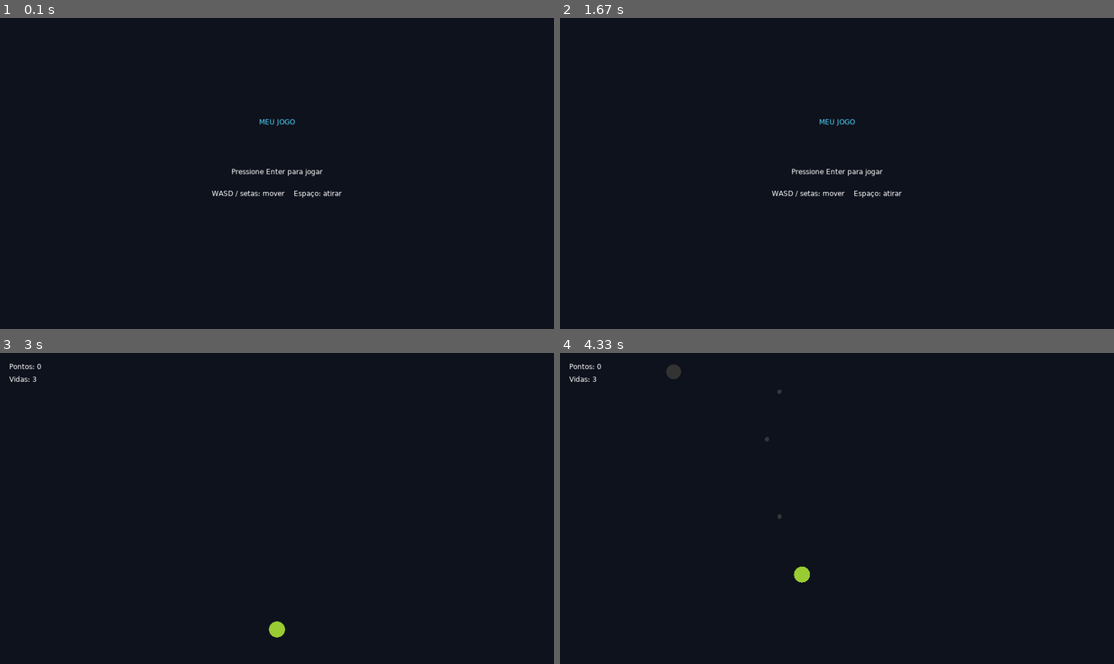
Above: before the commit, frames 1-4 (two rows, left to right).
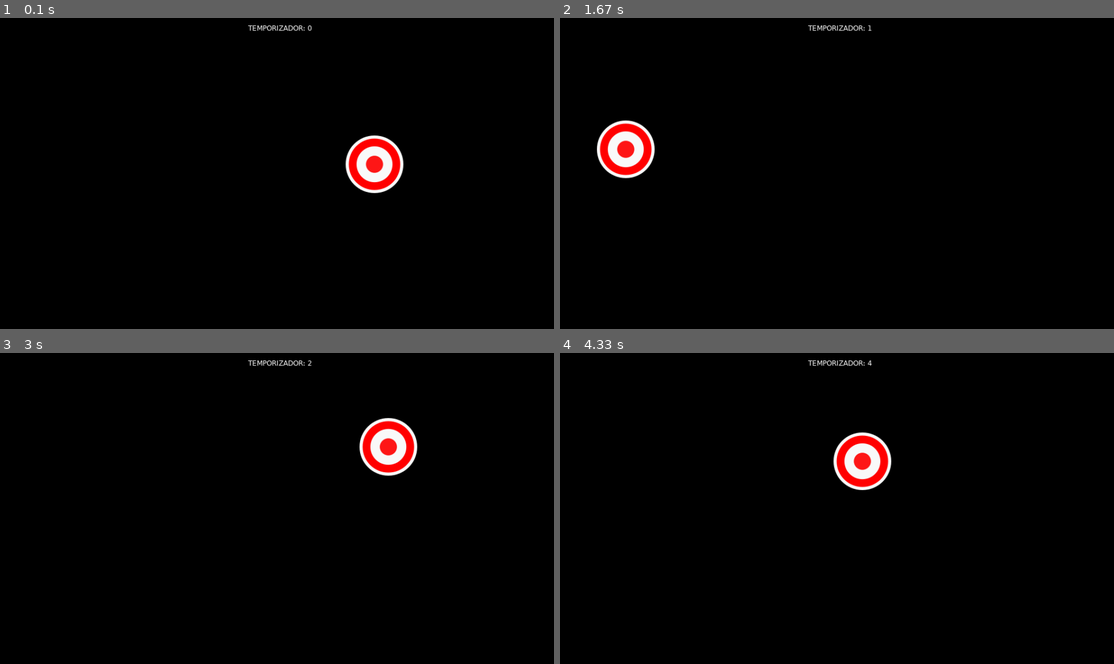
Above: after the commit, the same moments.

Repository: iuri-aramos/lua-love-targetshooting
Game: LÖVE game, started from main.lua
The game is run twice, just before and just after one commit, with the same random seed, the same clock (stepped at 60 frames per second) and the same inputs.
Inputs:
- Up to frame 1 (0.1 s): no input
- Up to frame 2 (1.67 s): tap Enter at 0.33 s; hold Space 0.67-1.2 s; hold Left 0.67-1.2 s; hold Backspace from 1.23 s (still down); hold A from 1.23 s (still down); tap Space at 1.3, 1.6 s
- Up to frame 3 (3 s): release Backspace at 1.77 s; release A at 1.77 s; tap Keypad Enter at 2.87 s
- Up to frame 4 (4.33 s): hold A 3.2-3.67 s; tap Space at 3.27, 3.57, 3.77, 4.17 s; hold Up 3.7-4.07 s; hold D from 4.1 s (still down)

The runs differ from the first frame. In frame 1, 100% of the frame differs, in the area x 0-100%, y 0-100%; in frame 2, 100%; in frame 3, 100%; in frame 4, 100%.

Commit message:
feat: add target shooting prototype with timed target movement

Diff:
--- a/conf.lua
+++ b/conf.lua
@@ -1,7 +1,7 @@
 function love.conf(t)
     t.version = "11.5"
-    t.identity = "meu-jogo"
-    t.window.title = "Meu Jogo"
+    t.identity = "Target Shooting"
+    t.window.title = "Target Shooting"
     t.window.width = 960
     t.window.height = 540
     t.window.resizable = true
--- a/main.lua
+++ b/main.lua
@@ -1,23 +1,37 @@
-local StateManager = require("src.systems.StateManager")
+TARGET = require("/src/entities/Target")
+function love.load()
+    LARGURA = love.graphics.getWidth()
+    ALTURA = love.graphics.getHeight()
+    CENTRO_X = LARGURA / 2
+    TEMPORIZADOR = 0
 
-function love.load()
-    love.graphics.setBackgroundColor(0.055, 0.07, 0.11)
-    StateManager.switch(require("src.states.Menu"))
+    SEGUNDO_ANTERIOR = 0
+
+    RAIO = 50
+    TARGET_IMAGE = love.graphics.newImage("assets/images/target.png")
+    TARGET = TARGET:new(math.random(RAIO, LARGURA - RAIO), math.random(RAIO, ALTURA - RAIO), RAIO)
+    TARGET.image = TARGET_IMAGE
 end
 
 function love.update(dt)
-    StateManager.update(dt)
+    TEMPORIZADOR = TEMPORIZADOR + dt
+
+    local segundoAtual = math.floor(TEMPORIZADOR)
+    if segundoAtual > SEGUNDO_ANTERIOR then
+        SEGUNDO_ANTERIOR = segundoAtual
+        TARGET:newPosition(math.random(RAIO, LARGURA - RAIO), math.random(RAIO, ALTURA - RAIO))
+    end
 end
 
 function love.draw()
-    StateManager.draw()
+    love.graphics.print("TEMPORIZADOR: " .. math.floor(TEMPORIZADOR), CENTRO_X - 50, 10)
+
+    love.graphics.draw(TARGET.image, TARGET.x, TARGET.y, 0, 1, 1, TARGET.radius, TARGET.radius)
 end
 
-function love.keypressed(key, scancode, isrepeat)
-    if key == "escape" then
-        love.event.quit()
-        return
-    end
-
-    StateManager.keypressed(key, scancode, isrepeat)
-end
+-- TODO,
+-- FIXME,
+-- BUG,
+-- HACK,
+-- XXX and
+-- NOTE
--- a/src/entities/Enemy.lua
+++ /dev/null
@@ -1,22 +0,0 @@
-local class = require("lib.middleclass")
-
-local Enemy = class("Enemy")
-
-function Enemy:initialize(x, y, speed)
-    self.x = x
-    self.y = y
-    self.radius = 13
-    self.speed = speed
-end
-
-function Enemy:update(dt)
-    self.y = self.y + self.speed * dt
-end
-
-function Enemy:draw()
-    love.graphics.setColor(0.2, 0.2, 0.2)
-    love.graphics.circle("fill", self.x, self.y, self.radius)
-    love.graphics.setColor(1, 1, 1)
-end
-
-return Enemy
--- a/src/entities/Player.lua
+++ /dev/null
@@ -1,43 +0,0 @@
-local class = require("lib.middleclass")
-local Input = require("src.systems.Input")
-local Projectile = require("src.entities.Projectile")
-
-local Player = class("Player")
-
-function Player:initialize(x, y)
-    self.x = x
-    self.y = y
-    self.radius = 14
-    self.speed = 260
-    self.fireCooldown = 0
-    self.lives = 3
-end
-
-function Player:update(dt, width, height)
-    local moveX, moveY = Input.movementVector()
-    local length = math.sqrt(moveX * moveX + moveY * moveY)
-
-    if length > 0 then
-        moveX = moveX / length
-        moveY = moveY / length
-        self.x = self.x + moveX * self.speed * dt
-        self.y = self.y + moveY * self.speed * dt
-    end
-
-    self.x = math.max(self.radius, math.min(width - self.radius, self.x))
-    self.y = math.max(self.radius, math.min(height - self.radius, self.y))
-    self.fireCooldown = math.max(0, self.fireCooldown - dt)
-
-    if Input.isDown("space") and self.fireCooldown == 0 then
-        self.fireCooldown = 0.18
-        return Projectile:new(self.x, self.y - self.radius)
-    end
-end
-
-function Player:draw()
-    love.graphics.setColor(0.6, 0.8, 0.2)
-    love.graphics.circle("fill", self.x, self.y, self.radius)
-    love.graphics.setColor(1, 1, 1)
-end
-
-return Player
--- a/src/entities/Projectile.lua
+++ /dev/null
@@ -1,22 +0,0 @@
-local class = require("lib.middleclass")
-
-local Projectile = class("Projectile")
-
-function Projectile:initialize(x, y)
-    self.x = x
-    self.y = y
-    self.radius = 4
-    self.speed = 520
-end
-
-function Projectile:update(dt)
-    self.y = self.y - self.speed * dt
-end
-
-function Projectile:draw()
-    love.graphics.setColor(0.2, 0.22, 0.22)
-    love.graphics.circle("fill", self.x, self.y, self.radius)
-    love.graphics.setColor(1, 1, 1)
-end
-
-return Projectile
--- /dev/null
+++ b/src/entities/Target.lua
@@ -0,0 +1,21 @@
+local Target = {}
+
+function Target:new(x, y, radius)
+    local target = {}
+    setmetatable(target, self)
+    self.__index = self
+
+    target.x = x or 0
+    target.y = y or 0
+    target.radius = radius or 50
+
+    return target
+end
+
+function Target:newPosition(x, y)
+    self.x = x
+    self.y = y
+
+end
+
+return Target
--- a/src/states/Game.lua
+++ /dev/null
@@ -1,105 +0,0 @@
-local StateManager = require("src.systems.StateManager")
-local Collision = require("src.systems.Collision")
-local Enemy = require("src.entities.Enemy")
-local Player = require("src.entities.Player")
-
-local Game = {}
-
-function Game:enter()
-    local width = love.graphics.getWidth()
-    local height = love.graphics.getHeight()
-
-    self.player = Player:new(width / 2, height - 60)
-    self.enemies = {}
-    self.projectiles = {}
-    self.spawnTimer = 0
-    self.score = 0
-    self.gameOver = false
-end
-
-function Game:update(dt)
-    if self.gameOver then
-        return
-    end
-
-    local width = love.graphics.getWidth()
-    local height = love.graphics.getHeight()
-    local projectile = self.player:update(dt, width, height)
-
-    if projectile then
-        table.insert(self.projectiles, projectile)
-    end
-
-    self.spawnTimer = self.spawnTimer + dt
-    if self.spawnTimer >= 1 then
-        self.spawnTimer = self.spawnTimer - 1
-        local x = love.math.random(20, width - 20)
-        local speed = love.math.random(80, 150)
-        table.insert(self.enemies, Enemy:new(x, -20, speed))
-    end
-
-    for index = #self.projectiles, 1, -1 do
-        self.projectiles[index]:update(dt)
-        if self.projectiles[index].y < -self.projectiles[index].radius then
-            table.remove(self.projectiles, index)
-        end
-    end
-
-    for index = #self.enemies, 1, -1 do
-        local enemy = self.enemies[index]
-        enemy:update(dt)
-
-        if Collision.circlesOverlap(self.player, enemy) then
-            table.remove(self.enemies, index)
-            self.player.lives = self.player.lives - 1
-            if self.player.lives <= 0 then
-                self.gameOver = true
-            end
-        elseif enemy.y - enemy.radius > height then
-            table.remove(self.enemies, index)
-        end
-    end
-
-    for projectileIndex = #self.projectiles, 1, -1 do
-        local projectile = self.projectiles[projectileIndex]
-        for enemyIndex = #self.enemies, 1, -1 do
-            if Collision.circlesOverlap(projectile, self.enemies[enemyIndex]) then
-                table.remove(self.projectiles, projectileIndex)
-                table.remove(self.enemies, enemyIndex)
-                self.score = self.score + 1
-                break
-            end
-        end
-    end
-end
-
-function Game:draw()
-    for _, projectile in ipairs(self.projectiles) do
-        projectile:draw()
-    end
-    for _, enemy in ipairs(self.enemies) do
-        enemy:draw()
-    end
-    self.player:draw()
-
-    love.graphics.setColor(1, 1, 1)
-    love.graphics.print("Pontos: " .. self.score, 16, 16)
-    love.graphics.print("Vidas: " .. self.player.lives, 16, 38)
-
-    if self.gameOver then
-        local width = love.graphics.getWidth()
-        love.graphics.printf("FIM DE JOGO", 0, love.graphics.getHeight() * 0.42, width, "center")
-        love.graphics.printf("Enter para reiniciar  |  Esc para sair", 0,
-            love.graphics.getHeight() * 0.5, width, "center")
-    end
-end
-
-function Game:keypressed(key)
-    if self.gameOver and (key == "return" or key == "kpenter") then
-        StateManager.switch(require("src.states.Game"))
-    elseif key == "backspace" then
-        StateManager.switch(require("src.states.Menu"))
-    end
-end
-
-return Game
--- a/src/states/Menu.lua
+++ /dev/null
@@ -1,22 +0,0 @@
-local StateManager = require("src.systems.StateManager")
-
-local Menu = {}
-
-function Menu:draw()
-    local width = love.graphics.getWidth()
-    local height = love.graphics.getHeight()
-
-    love.graphics.setColor(0.3, 0.85, 1)
-    love.graphics.printf("MEU JOGO", 0, height * 0.32, width, "center")
-    love.graphics.setColor(1, 1, 1)
-    love.graphics.printf("Pressione Enter para jogar", 0, height * 0.48, width, "center")
-    love.graphics.printf("WASD / setas: mover    Espaço: atirar", 0, height * 0.55, width, "center")
-end
-
-function Menu:keypressed(key)
-    if key == "return" or key == "kpenter" then
-        StateManager.switch(require("src.states.Game"))
-    end
-end
-
-return Menu
--- a/src/systems/Collision.lua
+++ /dev/null
@@ -1,11 +0,0 @@
-local Collision = {}
-
-function Collision.circlesOverlap(first, second)
-    local dx = first.x - second.x
-    local dy = first.y - second.y
-    local radii = first.radius + second.radius
-
-    return dx * dx + dy * dy <= radii * radii
-end
-
-return Collision
--- a/src/systems/Input.lua
+++ /dev/null
@@ -1,33 +0,0 @@
-local Input = {}
-
-function Input.isDown(...)
-    for _, key in ipairs({ ... }) do
-        if love.keyboard.isDown(key) then
-            return true
-        end
-    end
-
-    return false
-end
-
-function Input.movementVector()
-    local x = 0
-    local y = 0
-
-    if Input.isDown("a", "left") then
-        x = x - 1
-    end
-    if Input.isDown("d", "right") then
-        x = x + 1
-    end
-    if Input.isDown("w", "up") then
-        y = y - 1
-    end
-    if Input.isDown("s", "down") then
-        y = y + 1
-    end
-
-    return x, y
-end
-
-return Input
--- a/src/systems/StateManager.lua
+++ /dev/null
@@ -1,38 +0,0 @@
-local StateManager = {
-    current = nil
-}
-
-function StateManager.switch(state)
-    if StateManager.current and StateManager.current.leave then
-        StateManager.current:leave()
-    end
-
-    StateManager.current = state
-
-    if state.enter then
-        state:enter()
-    end
-end
-
-function StateManager.update(dt)
-    local state = StateManager.current
-    if state and state.update then
-        state:update(dt)
-    end
-end
-
-function StateManager.draw()
-    local state = StateManager.current
-    if state and state.draw then
-        state:draw()
-    end
-end
-
-function StateManager.keypressed(key, scancode, isrepeat)
-    local state = StateManager.current
-    if state and state.keypressed then
-        state:keypressed(key, scancode, isrepeat)
-    end
-end
-
-return StateManager
Binary file added: assets/images/crosshairs.png
Binary file added: assets/images/sky.png
Binary file added: assets/images/target.png
